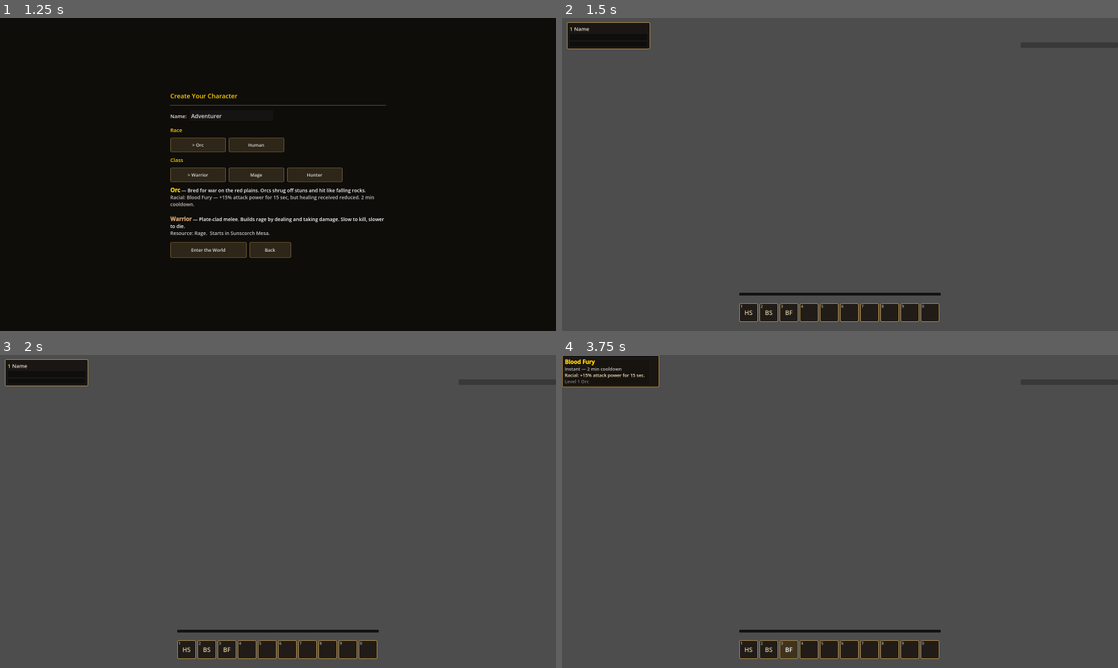
Above: before the commit, frames 1-4 (two rows, left to right).
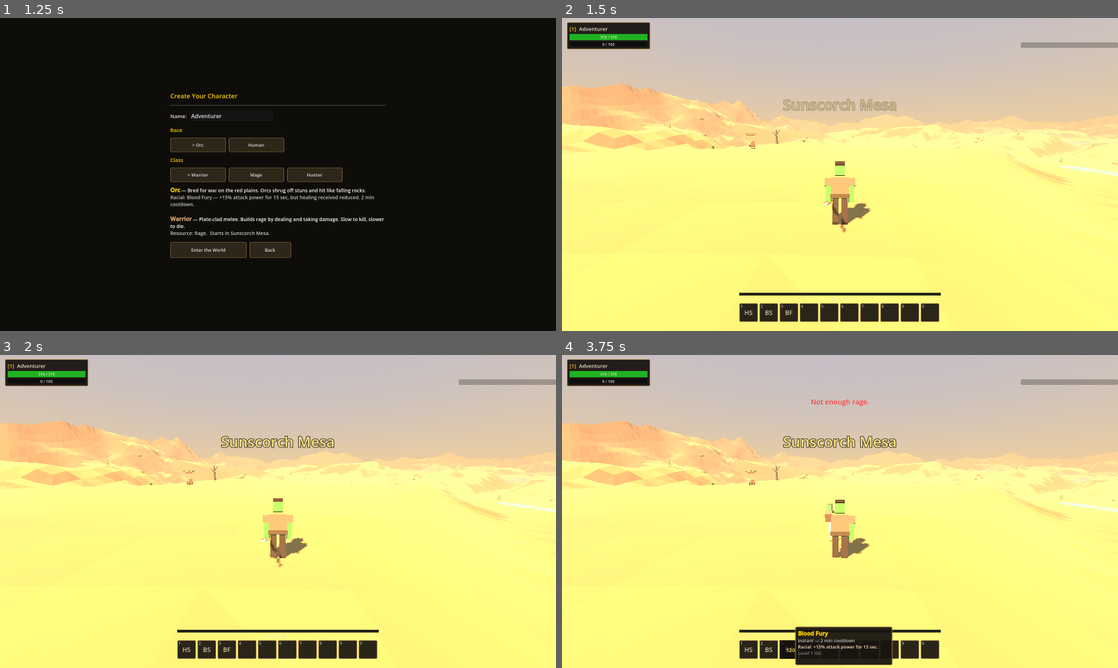
Above: after the commit, the same moments.

Repository: DenislavB/game
Game: Godot game, scene res://scenes/Main.tscn
Two runs of this game, one before a commit and one after it. Both use one fixed random seed, a clock stepped at 60 frames per second and the inputs below.
Inputs:
- Up to frame 1 (1.25 s): click "New Character" at 0.5 s
- Up to frame 2 (1.5 s): click "Enter the World" at 1.25 s
- Up to frame 3 (2 s): no input
- Up to frame 4 (3.75 s): click "HS" at 2 s; click "BS" at 2.75 s; click "BF" at 3.5 s

Frame 1 is identical in both runs. In frame 2, 97% of the frame differs, in the area x 0-100%, y 0-100%; in frame 3, 97%; in frame 4, 97%.
Error before the commit: Parse Error: Cannot infer the type of "fc" variable because the value doesn't have a set type. (res://scripts/world/props.gd:131)

Commit message:
Fix GDScript type-inference parse errors
Godot 4.6 rejects := inference from Variant-typed values:
- props.gd: flower color picked from an array literal (typed as Color)
- windows.gd: equipment slot key from dict iteration (typed as String)
- player.gd: Blink destination from raycast hit (explicit Vector3 cast)

Co-Authored-By: Claude Fable 5 <noreply@anthropic.com>
Claude-Session: https://claude.ai/code/session_013DZAq4iZ5PsSbzaMyt6NZz

Diff:
--- a/scripts/actors/player.gd
+++ b/scripts/actors/player.gd
@@ -960,7 +960,9 @@
 	var to := from + fwd * 15.0
 	var query := PhysicsRayQueryParameters3D.create(from, to, 1)
 	var hit := get_world_3d().direct_space_state.intersect_ray(query)
-	var dest := to if hit.is_empty() else Vector3(hit["position"]) - fwd * 1.0
+	var dest := to
+	if not hit.is_empty():
+		dest = (hit["position"] as Vector3) - fwd * 1.0
 	if Game.zone_node != null:
 		dest.y = Game.zone_node.ground_height(dest.x, dest.z) + 0.4
 	global_position = dest
--- a/scripts/ui/windows.gd
+++ b/scripts/ui/windows.gd
@@ -240,7 +240,7 @@
 		if iid != "":
 			var b := UI.button(DB.item(iid)["name"])
 			b.add_theme_color_override("font_color", DB.quality_color(DB.item(iid).get("quality", "common")))
-			var s2 := slot
+			var s2: String = slot
 			b.pressed.connect(func(): Game.unequip(s2))
 			b.mouse_entered.connect(func(): Hud.inst.show_tooltip(UI.item_tooltip(iid) + "\n[color=#808080]Click to unequip[/color]"))
 			b.mouse_exited.connect(func(): Hud.inst.hide_tooltip())
--- a/scripts/world/props.gd
+++ b/scripts/world/props.gd
@@ -128,7 +128,7 @@
 			for i in rng.randi_range(3, 5):
 				var p := Vector3(rng.randf_range(-0.6, 0.6), 0.25, rng.randf_range(-0.6, 0.6))
 				_mesh(n, _cyl(0.02, 0.02, 0.5, 4), Color("4a7a34"), p)
-				var fc := [Color("d8d8f0"), Color("e0c050"), Color("c05858")][rng.randi_range(0, 2)]
+				var fc: Color = [Color("d8d8f0"), Color("e0c050"), Color("c05858")][rng.randi_range(0, 2)]
 				_mesh(n, _sphere(0.12, 5), fc, p + Vector3(0, 0.28, 0))
 		"campfire":
 			for i in 5:
